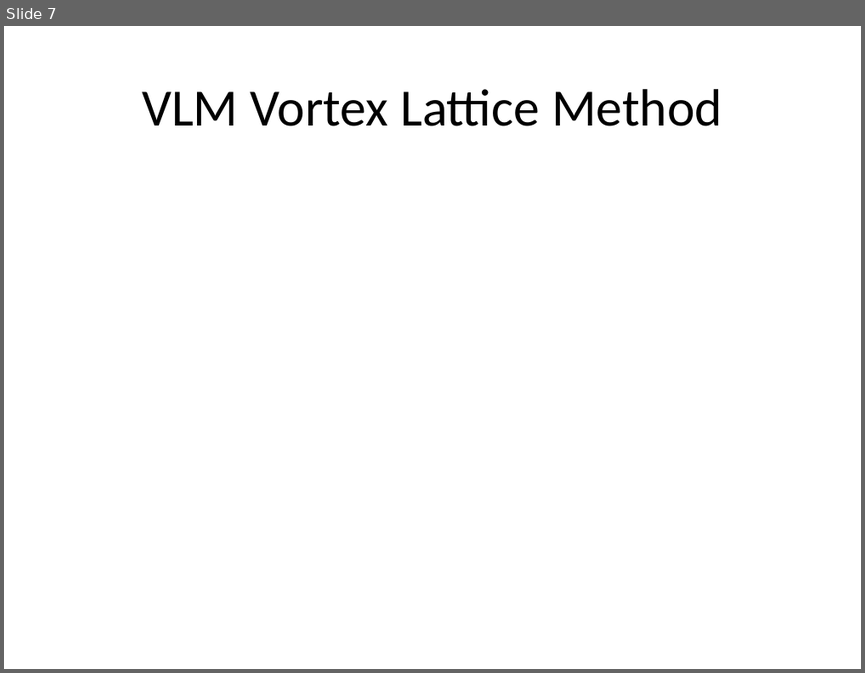
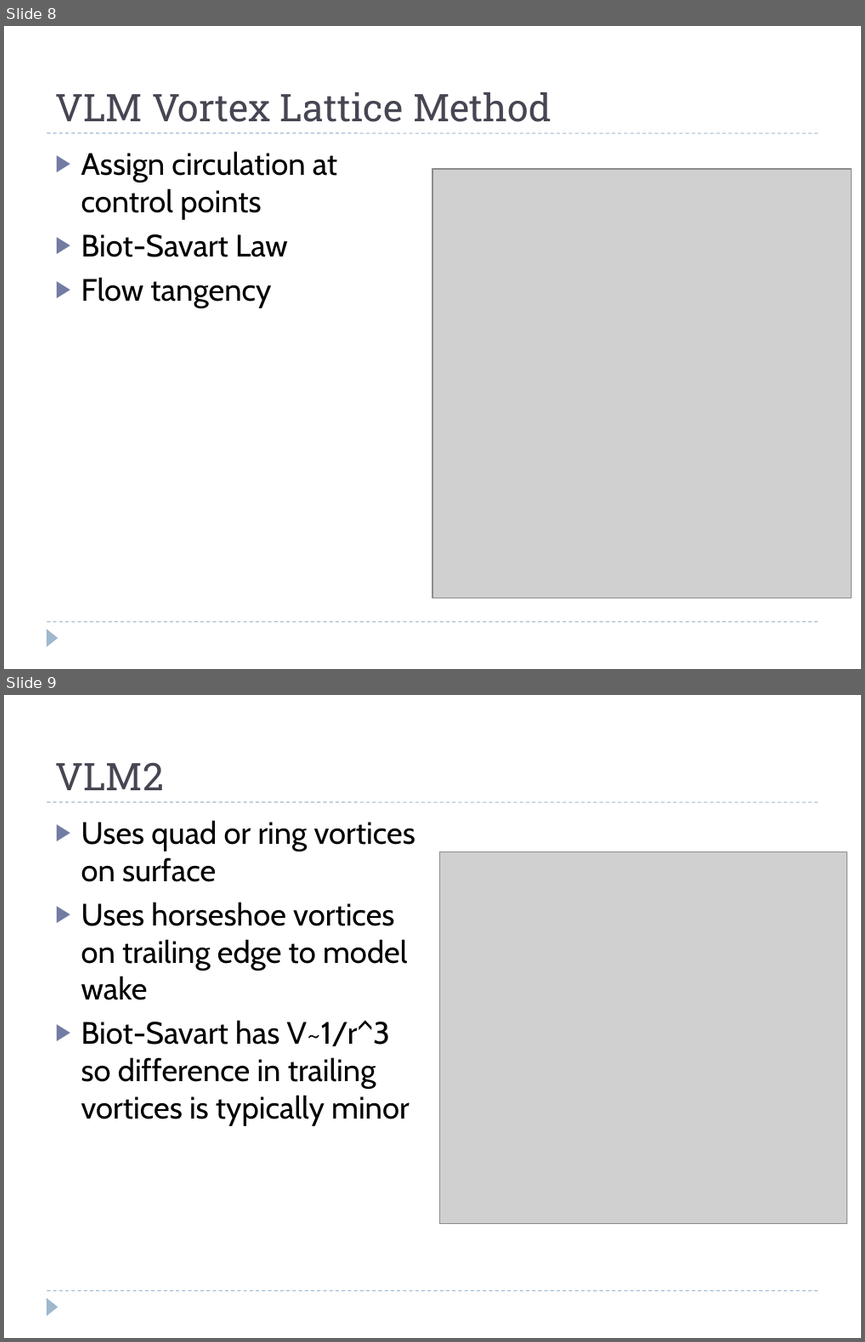
Before and after one commit to colinparker/Pterosaur, a slide deck: XFLR5 Methods and Their Application in.pptx. Shown one above the other, each under a label of ours: slide 7 before the commit, slides 8 and 9 after it. The pictures are 865x673 and 865x1342 pixels, drawn with LibreOffice and Linux fonts; fonts in the diff are those of the drawing; grey boxes stand for pictures. Boxes give left, top, right and bottom in pixels: in the first picture for what was removed or moved away, otherwise in the second. Text is boxed around its words. In the diff, an @@ line names an element or a change of style, - is before the commit and + after.

```diff
--- a/XFLR5 Methods and Their Application in.pptx
+++ b/XFLR5 Methods and Their Application in.pptx
@@ slide 9 added at [4, 695, 861, 1338], background #FFFFFF; not listed: 3 template elements that a slide beside it also shows @@
@@ title added at [55, 762, 164, 790], 32 pt, text #464653 @@
+VLM2
@@ text added at [81, 820, 415, 1125], 26 pt, text #000000 @@
+▶ Uses quad or ring vortices on surface
+▶ Uses horseshoe vortices on trailing edge to model wake
+▶ Biot-Savart has V~1/r^3 so difference in trailing vortices is typically minor
@@ picture added at [439, 851, 846, 1223] @@
@@ what was slide 7 is now slide 8 @@
@@ slide 8 changed as well @@
@@ title "VLM Vortex Lattice Method" at [55, 92, 551, 122]: size 44 to 32 pt, font Calibri to Roboto Slab, text colour #000000 to #464653; alignment centre to left; vertical alignment middle to bottom @@
@@ line added from (46, 133) to (818, 133), #9FB8CD 0.75 pt dashed @@
@@ text added at [81, 151, 337, 307], 26 pt, text #000000 @@
+▶ Assign circulation at control points
+▶ Biot-Savart Law
+▶ Flow tangency
@@ picture added at [432, 169, 851, 598] @@
@@ line added from (46, 622) to (818, 622), #9FB8CD 0.75 pt dashed @@
@@ triangle added at [46, 629, 58, 646], fill #9FB8CD @@
```
Also in this commit, not shown: 13 other slides changed, 4 other slides added, 6 slides removed, 1 other file.
